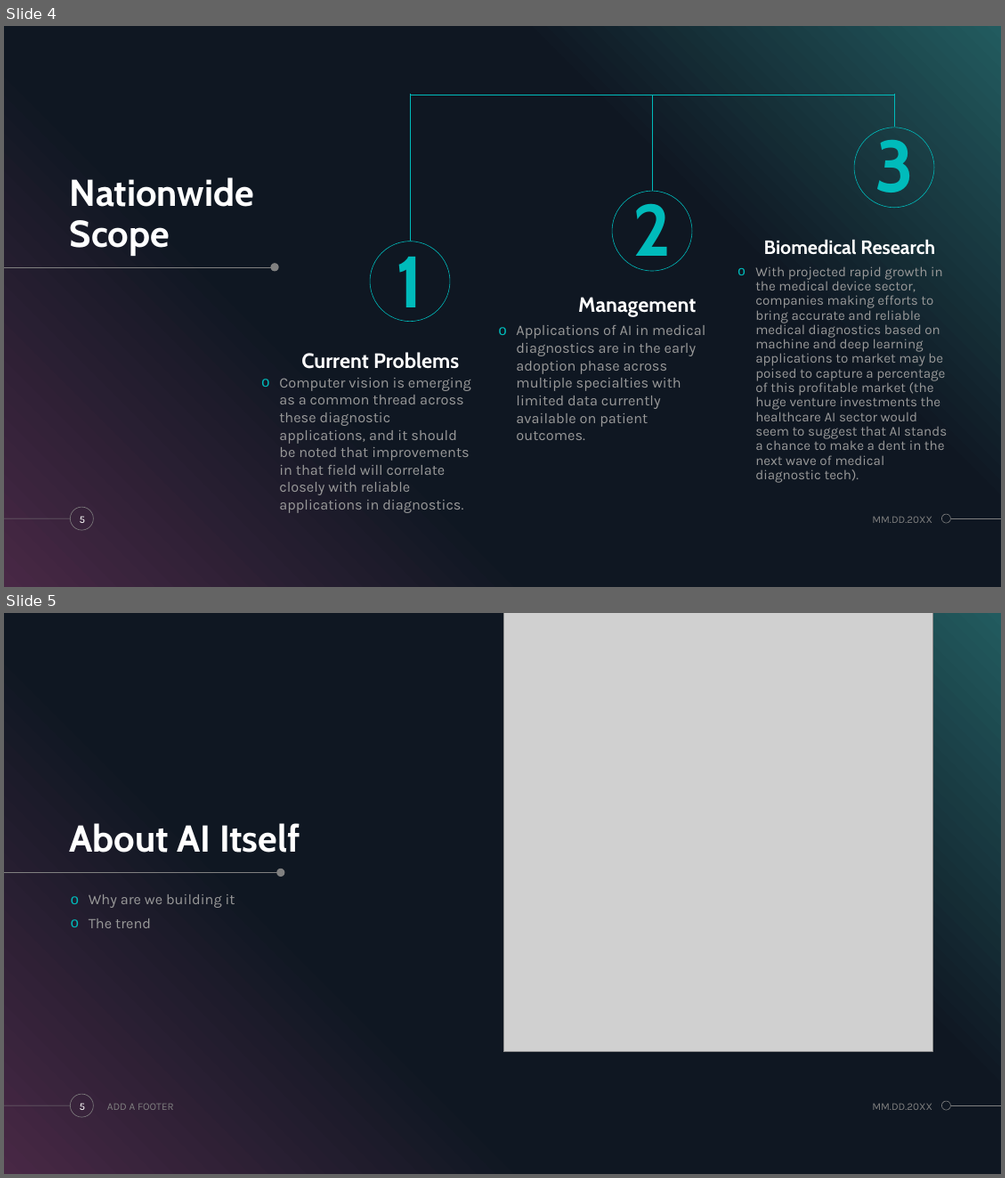
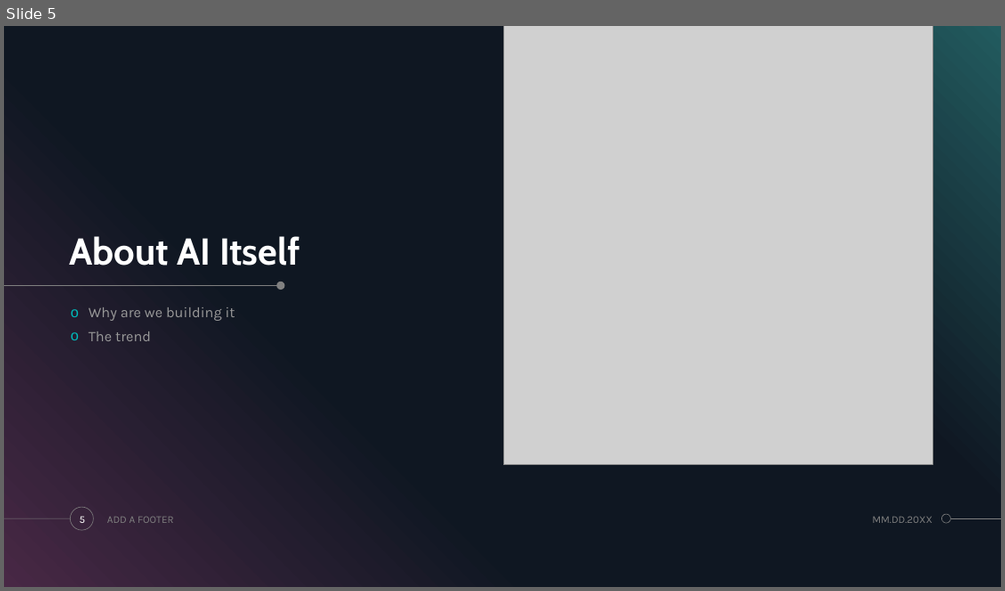
Before and after one commit to LiuWenJia-ops/PresentationInCam, a slide deck: LSY/LSY.pptx. Shown one above the other, each under a label of ours: slides 4 and 5 before the commit, slide 5 after it. The pictures are 1005x1178 and 1005x591 pixels, drawn with LibreOffice and Linux fonts; fonts in the diff are those of the drawing; grey boxes stand for pictures. Boxes give left, top, right and bottom in pixels: in the first picture for what was removed or moved away, otherwise in the second. Text is boxed around its words. In the diff, an @@ line names an element or a change of style, - is before the commit and + after.

```diff
--- a/LSY/LSY.pptx
+++ b/LSY/LSY.pptx
@@ slide 4 removed at (4, 26, 1001, 587), background #000000; not listed: 5 template elements that a slide beside it also shows @@
@@ line removed from (410, 240) to (410, 94) @@
@@ line removed from (410, 94) to (895, 94) @@
@@ line removed from (652, 191) to (652, 95) @@
@@ line removed from (895, 127) to (895, 94) @@
@@ text removed at (854, 127, 934, 208) @@
-3
@@ title removed at (70, 177, 254, 256) @@
-Nationwide Scope
@@ text removed at (612, 191, 692, 271) @@
-2
@@ text removed at (764, 239, 935, 255) @@
-Biomedical Research
@@ ellipse removed at (271, 263, 279, 272) @@
@@ text removed at (370, 241, 450, 321) @@
-1
@@ line removed from (4, 267) to (272, 267) @@
@@ text removed at (755, 266, 947, 483) @@
-o With projected rapid growth in the medical device sector, companies making efforts to bring accurate and reliable medical diagnostics based on machine and deep learning applications to market may be poised to capture a percentage of this profitable market (the huge venture investments the healthcare AI sector would seem to suggest that AI stands a chance to make a dent in the next wave of medical diagnostic tech).
@@ text removed at (578, 297, 696, 317) @@
-Management
@@ text removed at (516, 325, 705, 440) @@
-o Applications of AI in medical diagnostics are in the early adoption phase across multiple specialties with limited data currently available on patient outcomes.
@@ text removed at (301, 352, 459, 369) @@
-Current Problems
@@ text removed at (279, 378, 471, 513) @@
-o Computer vision is emerging as a common thread across these diagnostic applications, and it should be noted that improvements in that field will correlate closely with reliable applications in diagnostics.
@@ text removed at (80, 516, 86, 523) @@
-5
@@ text removed at (872, 516, 932, 523) @@
-MM.DD.20XX
```
Also in this commit, not shown: 1 slide changed, 2 slides added, 2 other slides removed, 1 other file.
